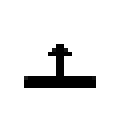
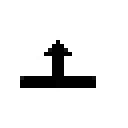
Revision of a layered 128×128 image; what changed, layer by layer:
painted on "Pan east" over bbox(20, 40, 60, 88)
